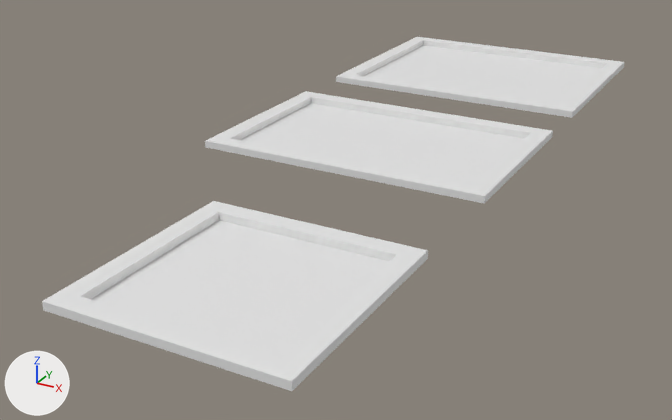
What one commit did to the Blender file Hotel/Assets/3d/Pictures/PictureFrame001.blend.
Rendered twice from a 50 mm lens placed at (3.47, -4.94, 3.21), pointed at (-0.75, 2.73, -0.63). The axes (+X, +Y, +Z) are drawn at lower left. The lights are the same throughout. The picture after the commit comes second.
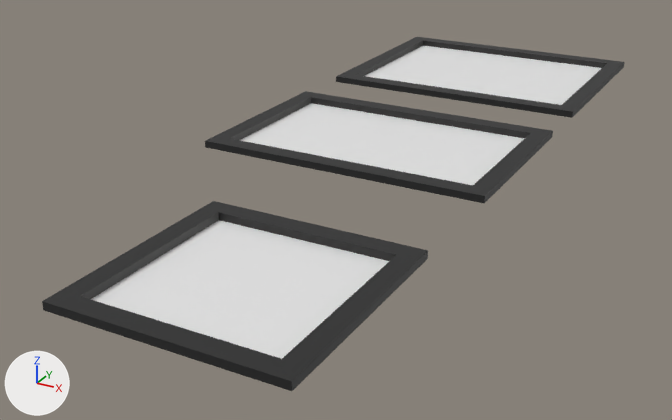
The newer file is also rescaled (x0.329), turned or shifted as a whole; pictures and numbers use the older file's frame.

What changed in the scene script:
```text
Add mat_frame:
    mat_frame = principled_material('Frame')
    mat_frame.base_color = (0.0179, 0.0179, 0.0179)  # black #242424
Add mat_picture:
    mat_picture = principled_material('PICTURE')
    mat_picture.base_color = (0.8, 0.8, 0.8)  # white #e7e7e7
Change me_plane:
    where me_plane.from_pydata(...)  # 16 vertices, 13 faces; spans x -1.0..1.0, y -1.0..1.0, z 0.0..0.07
    used by ob_plane; location = (0.0, 0.0, 0.0)
    me_plane part 1: all 12 faces centred in x -1.0..1.0, y -1.0..1.0, z 0.04..0.07 switch from no material to mat_frame (black #242424)
    add me_plane.materials.append(mat_picture)  # white #e7e7e7
Change me_plane_001:
    where me_plane_001.from_pydata(...)  # 16 vertices, 13 faces; spans x -1.49..1.49, y -1.0..1.0, z -0.1..-0.03
    used by ob_plane_001; location = (-0.491, 3.222, 0.105)
    me_plane_001 part 2: all 12 faces centred in x -1.49..1.49, y -1.0..1.0, z -0.07..-0.03 switch from no material to mat_frame (black #242424)
    add me_plane_001.materials.append(mat_picture)  # white #e7e7e7
Change me_plane_002:
    where me_plane_002.from_pydata(...)  # 16 vertices, 13 faces; spans x -1.49..1.49, y -1.22..1.22, z -0.15..-0.08
    used by ob_plane_002; location = (-0.491, 6.187, 0.149)
    me_plane_002 part 3: all 12 faces centred in x -1.49..1.49, y -1.22..1.22, z -0.11..-0.08 switch from no material to mat_frame (black #242424)
    add me_plane_002.materials.append(mat_picture)  # white #e7e7e7
```

What differs and where, as boxes [x1, y1, x2, y2] in the pictures (672 x 420 px):
part 1 of me_plane, recoloured (white to black)
    both: [42, 201, 428, 391]
part 2 of me_plane_001, recoloured (white to black)
    both: [205, 91, 553, 203]
part 3 of me_plane_002, recoloured (darker)
    both: [336, 37, 625, 118]
